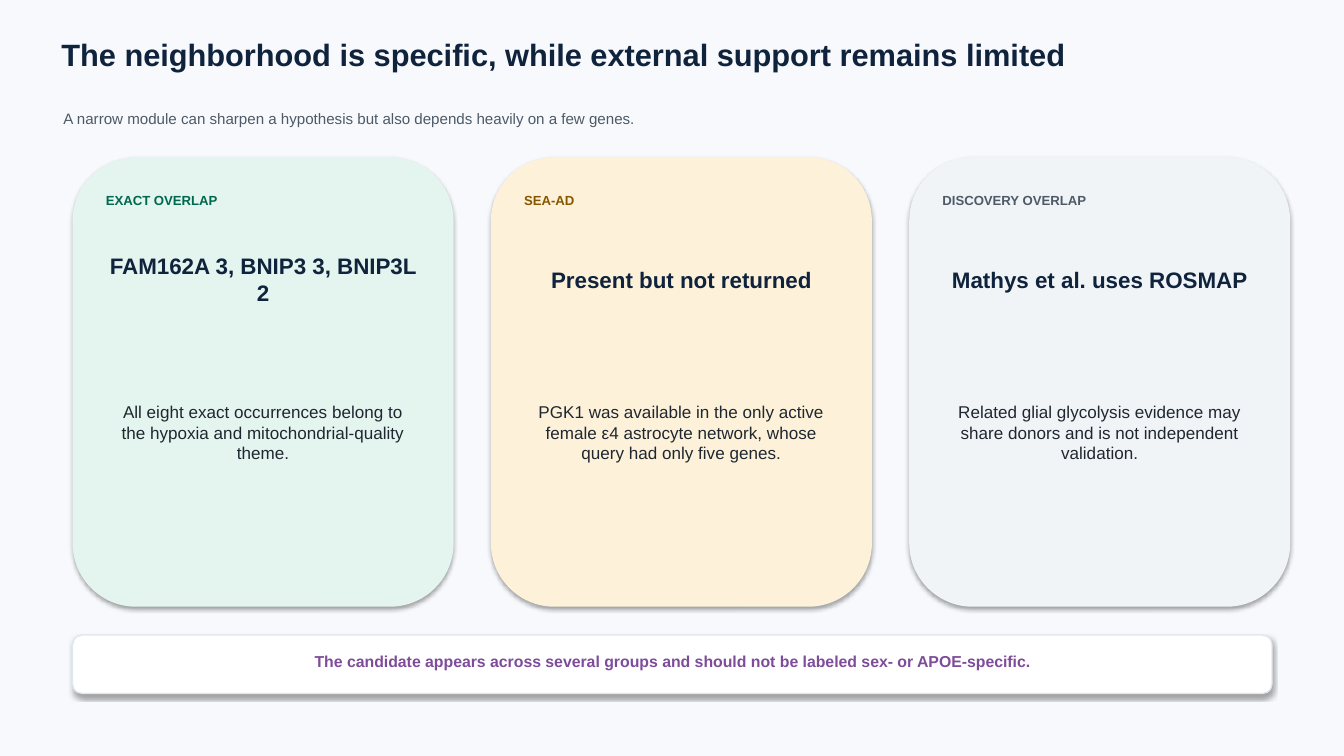
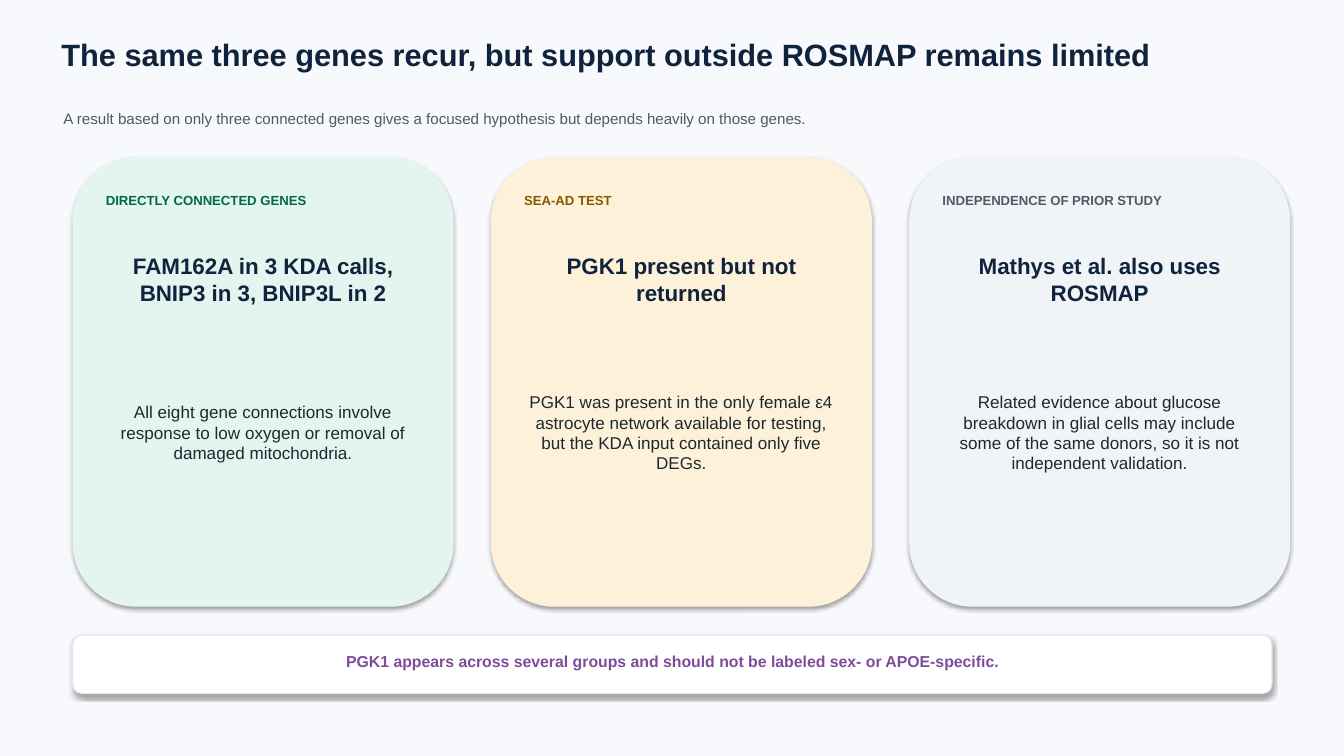
Before and after one commit to ericzhuang2010/alzheimer, a slide deck: slide 128 of docs/presentations/09162026/09162026_sex_apoe_kda_fine_broad.pptx (slide 123 before the commit). Drawn at 1344x756 pixels with LibreOffice and Linux fonts; fonts in the diff are those of the drawing. Boxes give left, top, right and bottom in pixels: in the first picture for what was removed or moved away, otherwise in the second. Text is boxed around its words. In the diff, an @@ line names an element or a change of style, - is before the commit and + after.

```diff
--- a/docs/presentations/09162026/09162026_sex_apoe_kda_fine_broad.pptx
+++ b/docs/presentations/09162026/09162026_sex_apoe_kda_fine_broad.pptx
@@ text at (61,43,1150,71): text changed @@
-The neighborhood is specific, while external support remains limited
+The same three genes recur, but support outside ROSMAP remains limited
@@ text at (63,113,805,127): text changed @@
-A narrow module can sharpen a hypothesis but also depends heavily on a few genes.
+A result based on only three connected genes gives a focused hypothesis but depends heavily on those genes.
@@ text at (106,196,306,205): text changed @@
-EXACT OVERLAP
+DIRECTLY CONNECTED GENES
@@ text at (524,196,612,205): text changed @@
-SEA-AD
+SEA-AD TEST
@@ text at (942,196,1161,205): text changed @@
-DISCOVERY OVERLAP
+INDEPENDENCE OF PRIOR STUDY
@@ text at (133,257,393,305): text changed @@
-FAM162A 3, BNIP3 3, BNIP3L 2
+FAM162A in 3 KDA calls, BNIP3 in 3, BNIP3L in 2
@@ text at (567,257,796,302): text changed @@
-Present but not returned
+PGK1 present but not returned
@@ text at (979,257,1221,302): text changed @@
-Mathys et al. uses ROSMAP
+Mathys et al. also uses ROSMAP
@@ text at (121,405,404,463): text changed @@
-All eight exact occurrences belong to the hypoxia and mitochondrial-quality theme.
+All eight gene connections involve response to low oxygen or removal of damaged mitochondria.
@@ text at (529,395,832,469): text changed @@
-PGK1 was available in the only active female ε4 astrocyte network, whose query had only five genes.
+PGK1 was present in the only female ε4 astrocyte network available for testing, but the KDA input contained only five DEGs.
@@ text at (960,395,1239,473): text changed @@
-Related glial glycolysis evidence may share donors and is not independent validation.
+Related evidence about glucose breakdown in glial cells may include some of the same donors, so it is not independent validation.
@@ text at (346,655,998,671): text changed @@
-The candidate appears across several groups and should not be labeled sex- or APOE-specific.
+PGK1 appears across several groups and should not be labeled sex- or APOE-specific.
```
Also in this commit, not shown: 78 other slides changed, 7 slides added, 8 slides removed, 43 other files.
